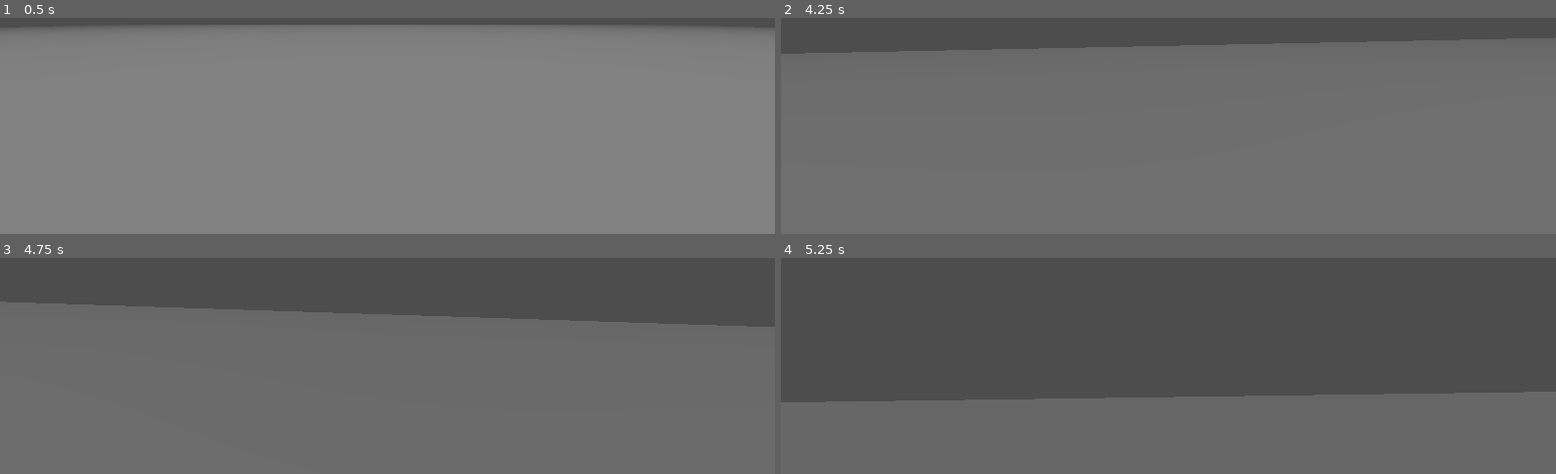
Above: before the commit, frames 1-4 (two rows, left to right).
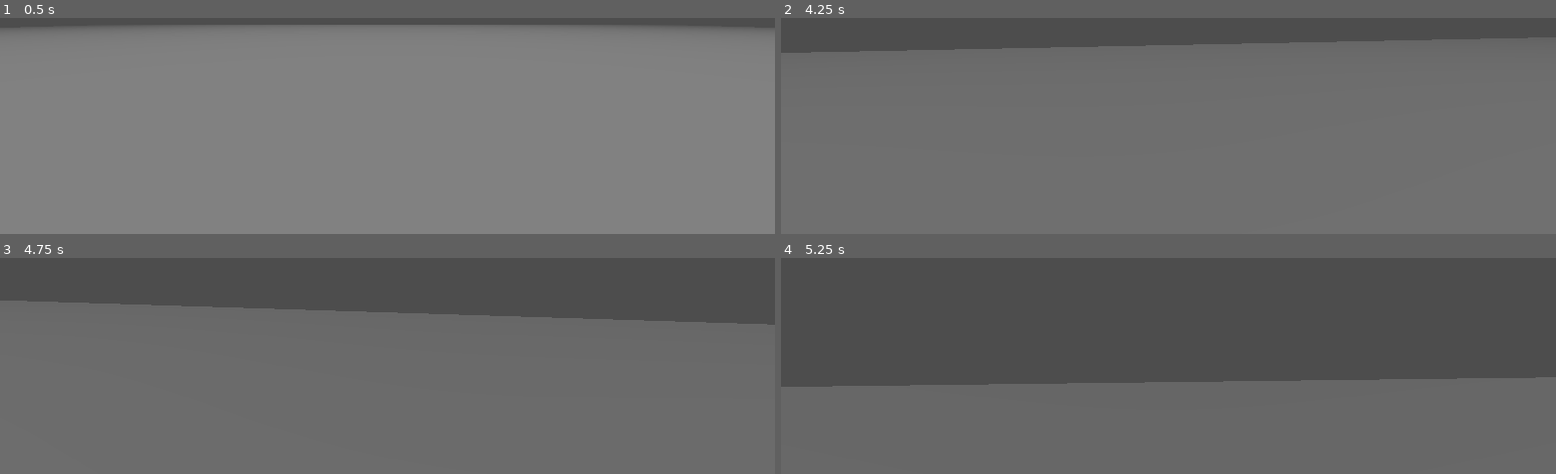
Above: after the commit, the same moments.

Repository: V3AI-Seven/school-maze-game
Game: Godot game, scene res://scenes/game/maze.tscn
The game is run twice, just before and just after one commit, with the same random seed, the same clock (stepped at 60 frames per second) and the same inputs.
Inputs (mouse positions are in pixels of both pictures, inside the frame that each line leads up to):
- Up to frame 1 (0.5 s): no input
- Up to frame 2 (4.25 s): tap Enter at 0.5, 2, 3.5 s; move the mouse to (outside the picture) at 0.52 s; hold Shift 0.53-1.28 s; hold W from 0.53 s (still down); tap Space at 1.25, 2.75 s; move the mouse to (1129, 18) at 1.27 s; tap Shift at 1.35, 2.85 s; move the mouse to (outside the picture) at 2.02 s; hold Shift 2.03-2.78 s; move the mouse to (1160, 24) at 2.77 s; move the mouse to (1222, 22) at 3.52 s; hold Shift from 3.53 s (still down)
- Up to frame 3 (4.75 s): keep holding W; move the mouse to (outside the picture) at 4.27 s; release Shift at 4.28 s; tap Shift at 4.35 s
- Up to frame 4 (5.25 s): keep holding W; move the mouse to (outside the picture) at 5.02 s; hold Shift from 5.03 s (still down)

Frame 1 is identical in both runs. In frame 2, 0.3% of the frame differs, in the area x 0-76%, y 10-17%; in frame 3, 1.0%; in frame 4, 6.9%, in the area x 0-100%, y 55-67%.

Commit message:
Proper movement finally

Diff:
--- a/scenes/game/maze.tscn
+++ b/scenes/game/maze.tscn
@@ -1,7 +1,7 @@
 [gd_scene load_steps=4 format=3 uid="uid://i4oylgxamlif"]
 
 [ext_resource type="PackedScene" uid="uid://dpp2l2v8ykxt" path="res://scenes/template_objects/scalable_box.tscn" id="1_tg0fq"]
-[ext_resource type="Script" uid="uid://nlh36ifwdd3u" path="res://player.gd" id="2_2avk5"]
+[ext_resource type="Script" uid="uid://nlh36ifwdd3u" path="res://scripts/mainGameScripts/player.gd" id="2_2avk5"]
 
 [sub_resource type="CapsuleShape3D" id="CapsuleShape3D_0rgi5"]
 
--- a/scenes/template_objects/player.tscn
+++ b/scenes/template_objects/player.tscn
@@ -1,8 +1,8 @@
 [gd_scene load_steps=3 format=3 uid="uid://bx3ir3gjckt5q"]
 
-[ext_resource type="Script" uid="uid://nlh36ifwdd3u" path="res://player.gd" id="1_3s3vk"]
+[ext_resource type="Script" uid="uid://d34v3cpb5q2sk" path="res://scenes/template_objects/playerScripts/player.gd" id="1_3s3vk"]
 
-[sub_resource type="CapsuleShape3D" id="CapsuleShape3D_3s3vk"]
+[sub_resource type="CapsuleShape3D" id="CapsuleShape3D_0rgi5"]
 
 [node name="player" type="Node3D"]
 transform = Transform3D(1, 0, 0, 0, 1, 0, 0, 0, 1, 0, 1.6664679, 0)
@@ -11,7 +11,10 @@
 script = ExtResource("1_3s3vk")
 
 [node name="CollisionShape3D" type="CollisionShape3D" parent="CharacterBody3D"]
-shape = SubResource("CapsuleShape3D_3s3vk")
+shape = SubResource("CapsuleShape3D_0rgi5")
 
-[node name="Camera3D" type="Camera3D" parent="CharacterBody3D"]
-transform = Transform3D(1, 0, 1.7484555e-07, 0, 1, 0, -1.7484555e-07, 0, 1, 0, 0.8220992, 0)
+[node name="Marker3D" type="Marker3D" parent="CharacterBody3D"]
+transform = Transform3D(1, 0, 0, 0, 1, 0, 0, 0, 1, 0, 0.6939142, 0)
+
+[node name="Camera3D" type="Camera3D" parent="CharacterBody3D/Marker3D"]
+transform = Transform3D(1, 0, 1.7484555e-07, 0, 1, 0, -1.7484555e-07, 0, 1, 0, 0, 0)
--- /dev/null
+++ b/scenes/template_objects/playerScripts/player.gd
@@ -0,0 +1,40 @@
+extends CharacterBody3D
+
+const speed = 10
+const sprintSpeed = 15
+const mouse_sensitivity = 0.002
+
+
+func _ready() -> void:
+	Input.mouse_mode = Input.MOUSE_MODE_CAPTURED
+
+func _unhandled_input(event):
+	if event is InputEventMouseMotion and Input.mouse_mode == Input.MOUSE_MODE_CAPTURED:
+		rotate_y(-event.relative.x * mouse_sensitivity)
+
+		$Marker3D/Camera3D.rotate_x(-event.relative.y * mouse_sensitivity)
+		$Marker3D/Camera3D.rotation.x = clampf($Marker3D/Camera3D.rotation.x, -deg_to_rad(70), deg_to_rad(70))
+
+func _physics_process(_delta):
+	var targetVelocity = Vector3.ZERO
+	var worldTargetVelocity = Vector3.ZERO
+	var targetSpeed = speed
+
+	if Input.is_key_pressed(KEY_SHIFT):
+		targetSpeed = sprintSpeed
+
+	if Input.is_key_pressed(KEY_W):
+		targetVelocity.z -= targetSpeed
+
+	if Input.is_key_pressed(KEY_S):
+		targetVelocity.z += targetSpeed
+
+	if Input.is_key_pressed(KEY_A):
+		targetVelocity.x -= targetSpeed
+
+	if Input.is_key_pressed(KEY_D):
+		targetVelocity.x += targetSpeed
+
+	worldTargetVelocity = targetVelocity.rotated(Vector3.UP, rotation.y)
+	velocity = worldTargetVelocity
+	move_and_slide()
--- a/player.gd
+++ b/scripts/mainGameScripts/player.gd
@@ -10,7 +10,8 @@
 
 func _unhandled_input(event):
 	if event is InputEventMouseMotion and Input.mouse_mode == Input.MOUSE_MODE_CAPTURED:
-		$Marker3D.rotate_y(-event.relative.x * mouse_sensitivity)
+		rotate_y(-event.relative.x * mouse_sensitivity)
+
 		$Marker3D/Camera3D.rotate_x(-event.relative.y * mouse_sensitivity)
 		$Marker3D/Camera3D.rotation.x = clampf($Marker3D/Camera3D.rotation.x, -deg_to_rad(70), deg_to_rad(70))
 
@@ -24,14 +25,16 @@
 
 	if Input.is_key_pressed(KEY_W):
 		targetVelocity.z -= targetSpeed
+
 	if Input.is_key_pressed(KEY_S):
 		targetVelocity.z += targetSpeed
+
 	if Input.is_key_pressed(KEY_A):
 		targetVelocity.x -= targetSpeed
+
 	if Input.is_key_pressed(KEY_D):
 		targetVelocity.x += targetSpeed
 
-	worldTargetVelocity = global_transform.basis * targetVelocity
-
+	worldTargetVelocity = targetVelocity.rotated(Vector3.UP, rotation.y)
 	velocity = worldTargetVelocity
 	move_and_slide()
Not shown, added: scenes/template_objects/playerScripts/player.gd.uid
Renamed: player.gd.uid -> scripts/mainGameScripts/player.gd.uid
